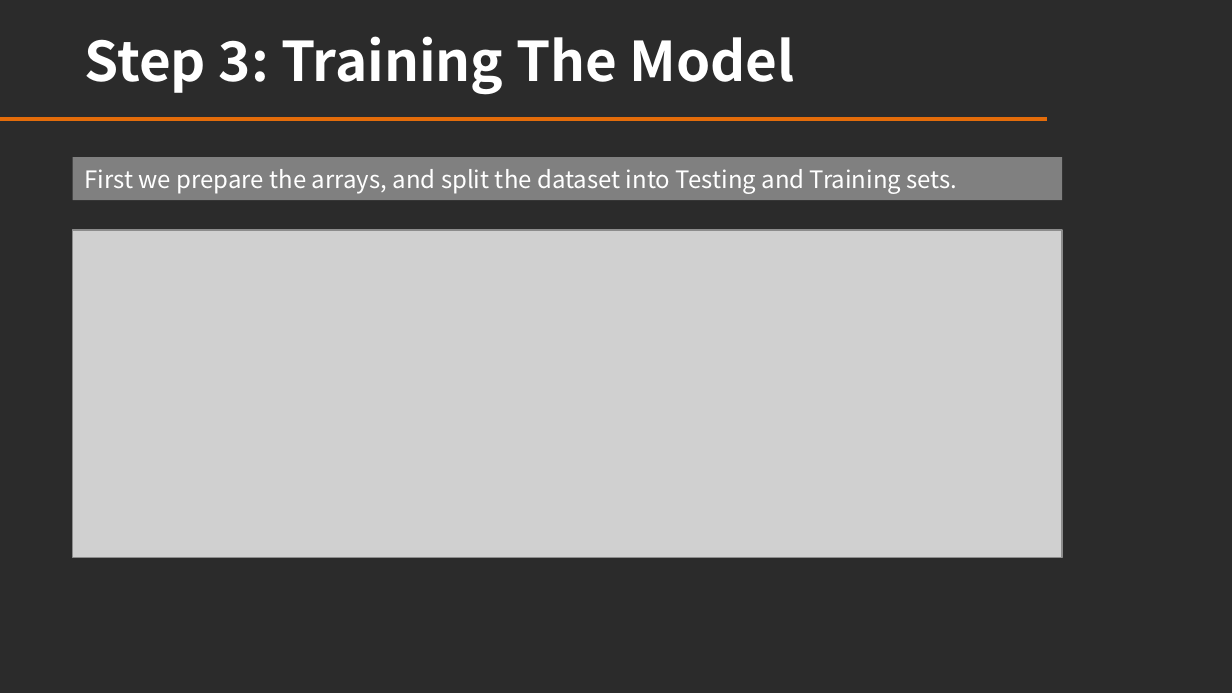
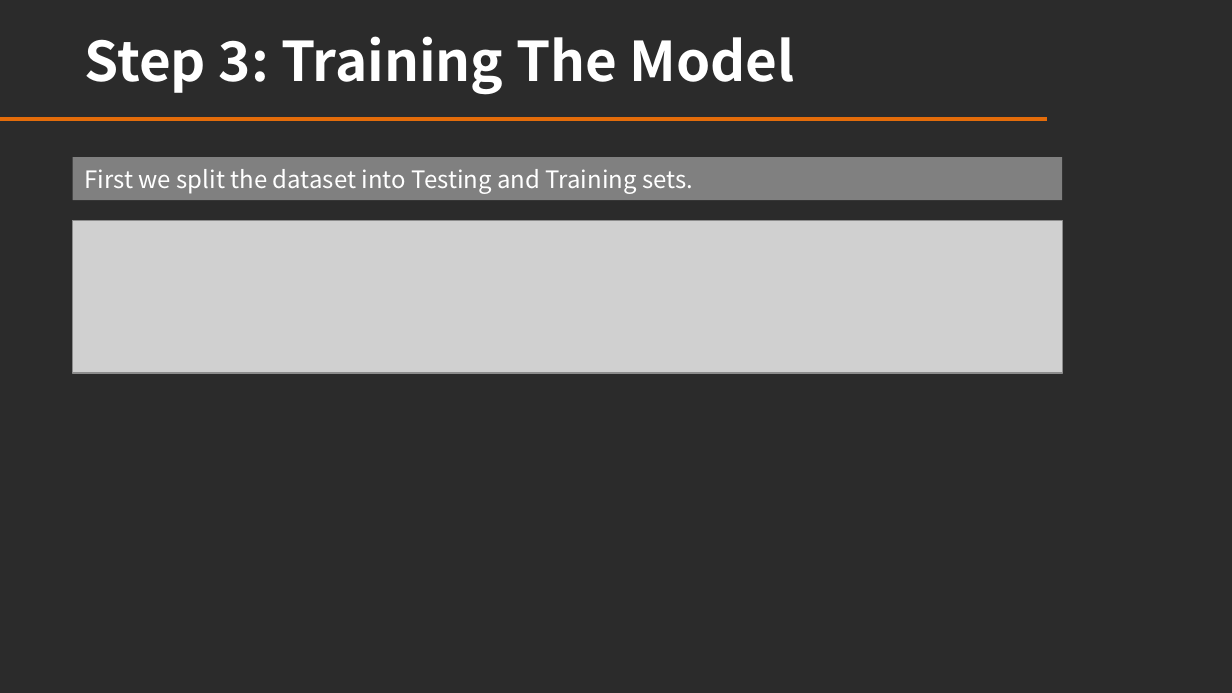
Before and after one commit to mhaouili2020/Diamonds, a slide deck: slide 21 of DiamondMLProject.pptx (slide 23 before the commit). Drawn at 1232x693 pixels with LibreOffice and Linux fonts; fonts in the diff are those of the drawing; grey boxes stand for pictures; background and template pictures are left out; a plain dark background stands for a picture behind light text. Boxes give left, top, right and bottom in pixels: in the first picture for what was removed or moved away, otherwise in the second. Text is boxed around its words. In the diff, an @@ line names an element or a change of style, - is before the commit and + after.

```diff
--- a/DiamondMLProject.pptx
+++ b/DiamondMLProject.pptx
@@ text at (85, 169, 693, 194): text changed @@
-First we prepare the arrays, and split the dataset into Testing and Training sets.
+First we split the dataset into Testing and Training sets.
@@ picture: place and size @@
-picture at (73, 230, 1062, 558)
+picture at (73, 221, 1062, 373)
```
Also in this commit, not shown: 2 other slides changed, 2 slides added, 4 slides removed, 1 other file.
